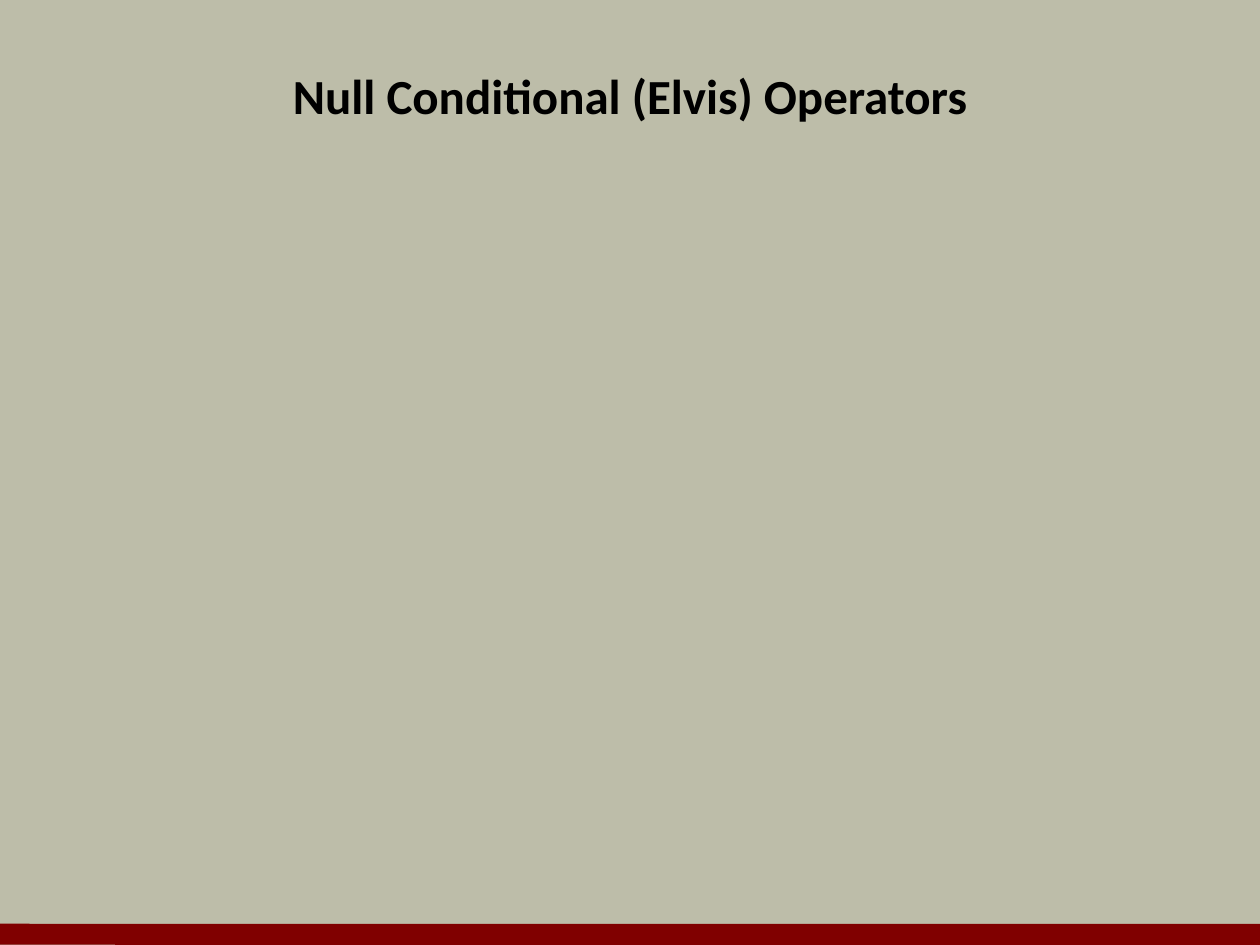
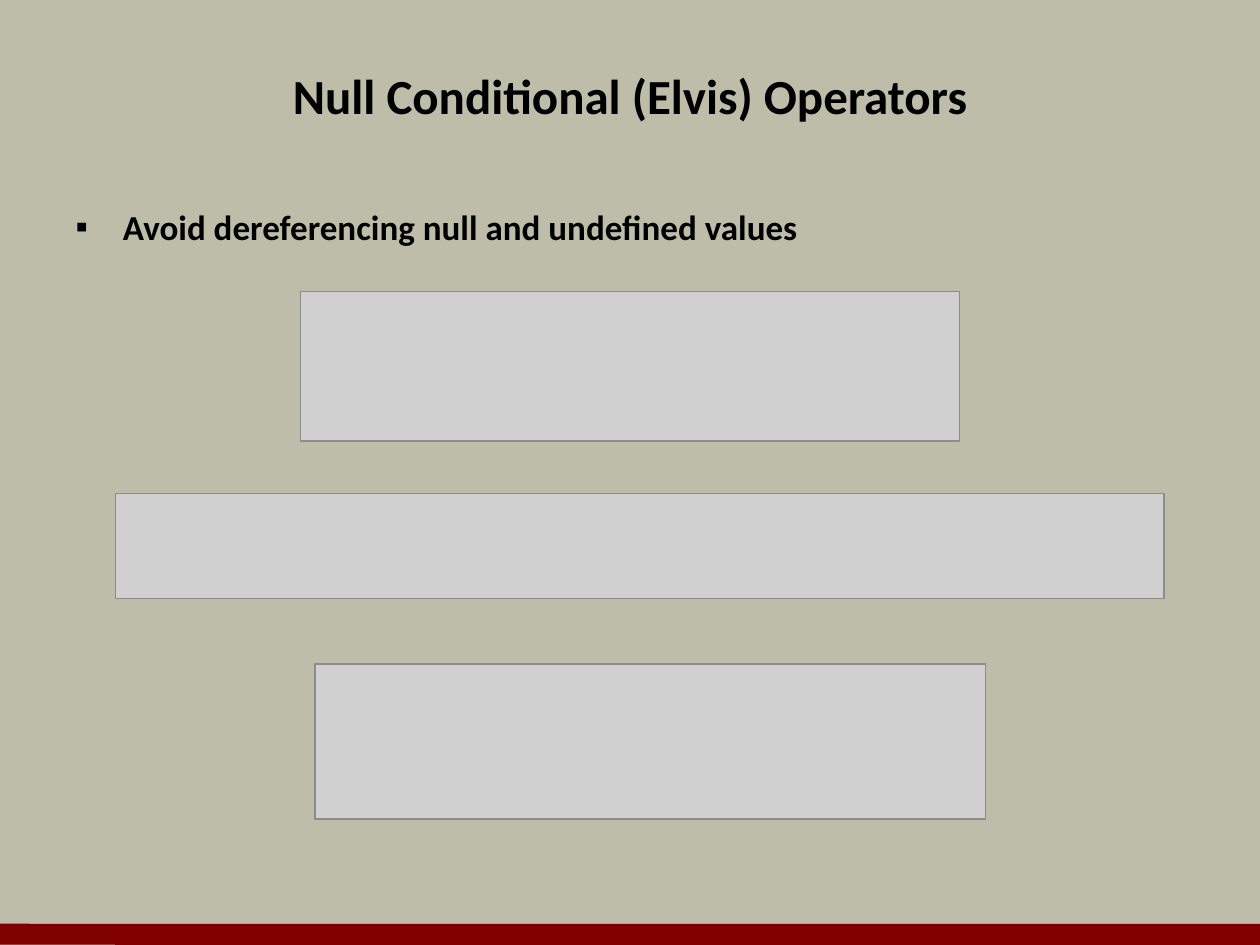
Before and after one commit to OdeToCode/classes, a slide deck: slide 20 of angular2/slides/05_templates.pptx (slide 19 before the commit). Drawn at 1260x945 pixels with LibreOffice and Linux fonts; fonts in the diff are those of the drawing; grey boxes stand for pictures; background and template pictures are left out. Boxes give left, top, right and bottom in pixels: in the first picture for what was removed or moved away, otherwise in the second. Text is boxed around its words. In the diff, an @@ line names an element or a change of style, - is before the commit and + after.

```diff
--- a/angular2/slides/05_templates.pptx
+++ b/angular2/slides/05_templates.pptx
@@ text added at [123, 215, 797, 246], 20 pt, text #000000, bold @@
+▪ Avoid dereferencing null and undefined values
@@ picture added at [301, 291, 960, 441] @@
@@ picture added at [116, 494, 1164, 598] @@
@@ picture added at [315, 664, 985, 819] @@
```
Also in this commit, not shown: 2 other slides changed, 8 slides added, 8 slides removed.
